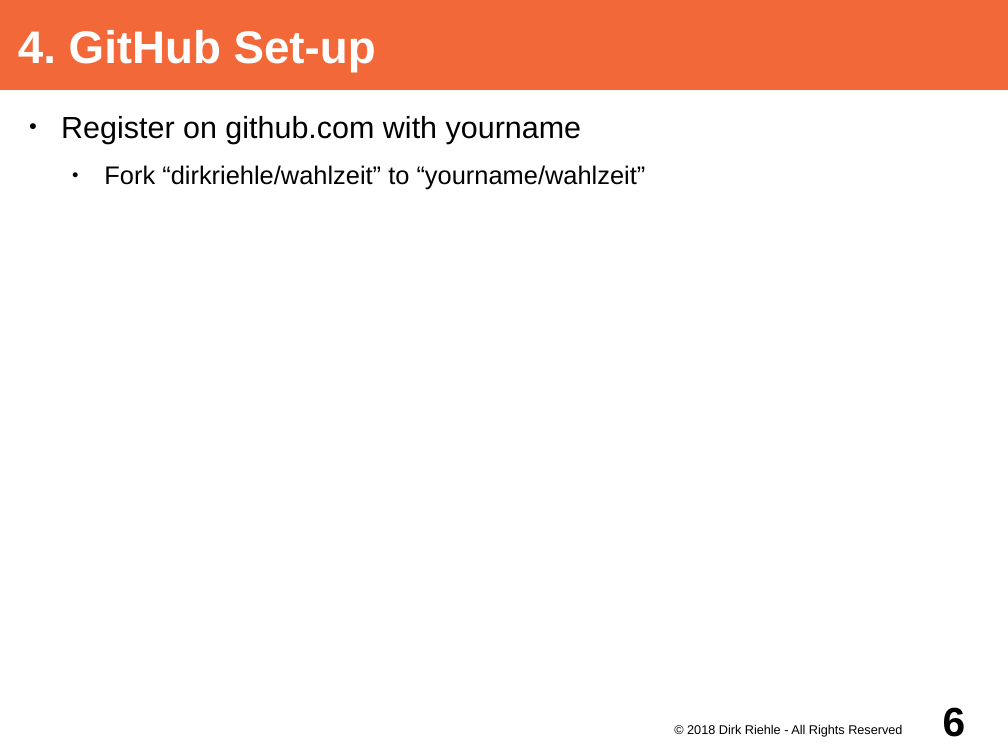
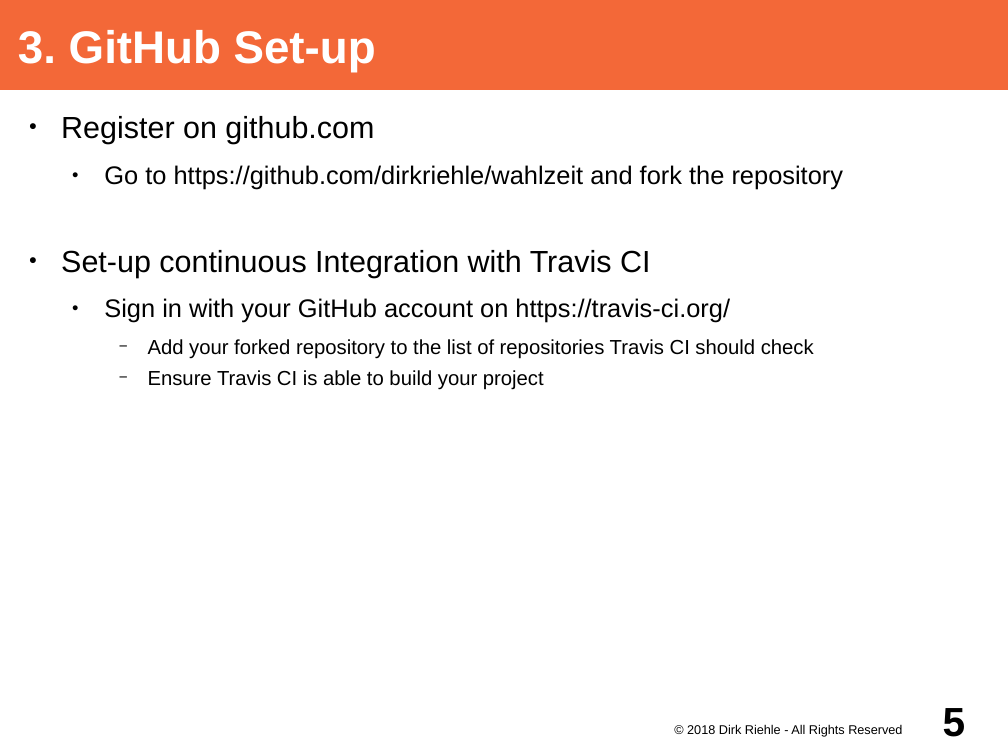
Before and after one commit to dirkriehle/adap-course, a slide deck: slide 5 of Lecture slides/ADAP A03 - Project Set-up.odp (slide 6 before the commit). Drawn at 1008x756 pixels with LibreOffice and Linux fonts; fonts in the diff are those of the drawing. Boxes give left, top, right and bottom in pixels: in the first picture for what was removed or moved away, otherwise in the second. Text is boxed around its words. In the diff, an @@ line names an element or a change of style, - is before the commit and + after.

```diff
--- a/Lecture slides/ADAP A03 - Project Set-up.odp
+++ b/Lecture slides/ADAP A03 - Project Set-up.odp
@@ title at box(18, 30, 376, 72): text changed @@
-4. GitHub Set-up
+3. GitHub Set-up
@@ text at box(61, 116, 844, 390): text changed @@
-● Register on github.com with yourname
-  ● Fork “dirkriehle/wahlzeit” to “yourname/wahlzeit”
+● Register on github.com
+  ● Go to https://github.com/dirkriehle/wahlzeit and fork the repository
+● Set-up continuous Integration with Travis CI
+  ● Sign in with your GitHub account on https://travis-ci.org/
+    − Add your forked repository to the list of repositories Travis CI should check
+    − Ensure Travis CI is able to build your project
@@ page number at box(943, 708, 966, 737): text changed @@
-6
+5
```
Also in this commit, not shown: 6 other slides changed, 1 slide added, 3 slides removed, 17 other files.
